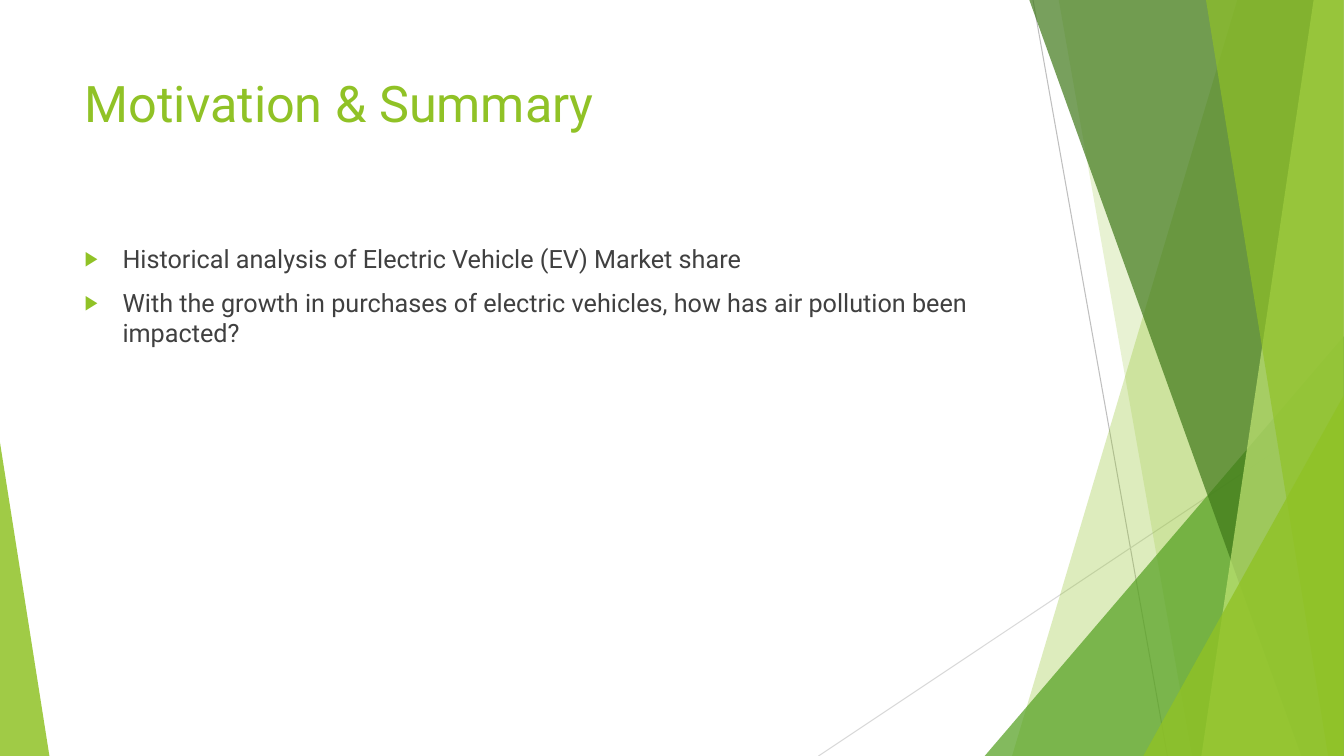
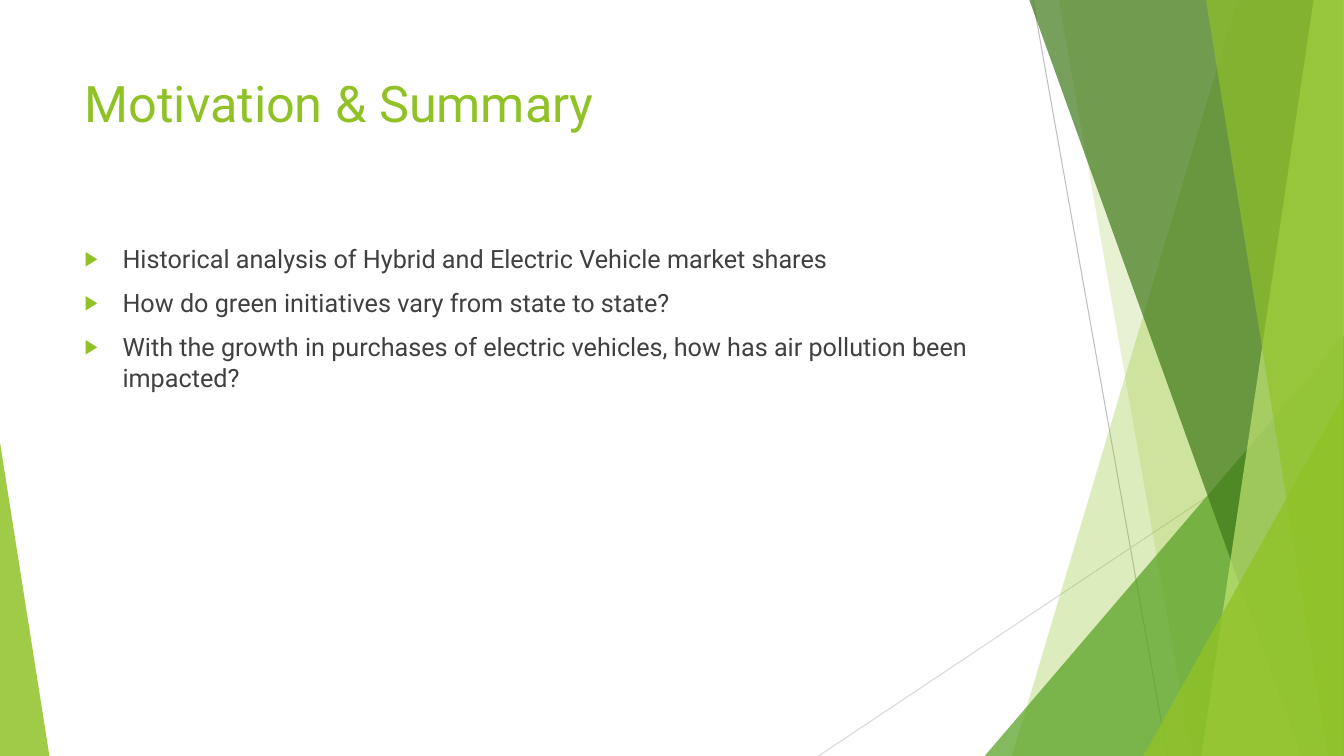
Before and after one commit to Barbara-Gordon/Team9, a slide deck: slide 2 of Presentation1.pptx. Drawn at 1344x756 pixels with LibreOffice and Linux fonts; fonts in the diff are those of the drawing. Boxes give left, top, right and bottom in pixels: in the first picture for what was removed or moved away, otherwise in the second. Text is boxed around its words. In the diff, an @@ line names an element or a change of style, - is before the commit and + after.

```diff
--- a/Presentation1.pptx
+++ b/Presentation1.pptx
@@ text at (123, 249, 827, 318): text changed @@
-▶ Historical analysis of Electric Vehicle (EV) Market share
+▶ Historical analysis of Hybrid and Electric Vehicle market shares
+▶ How do green initiatives vary from state to state?
```
Also in this commit, not shown: 1 other slide changed, 5 slides added, 6 slides removed.
